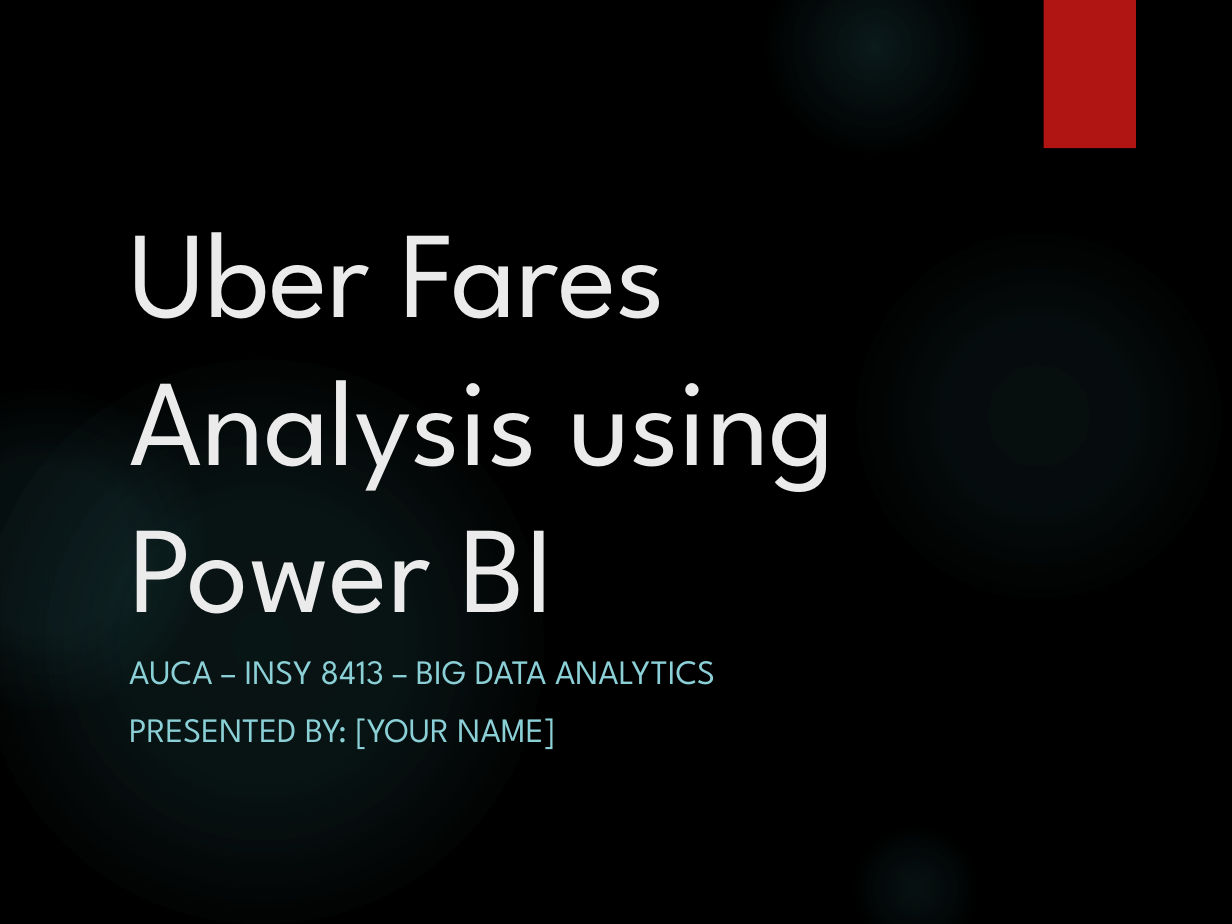
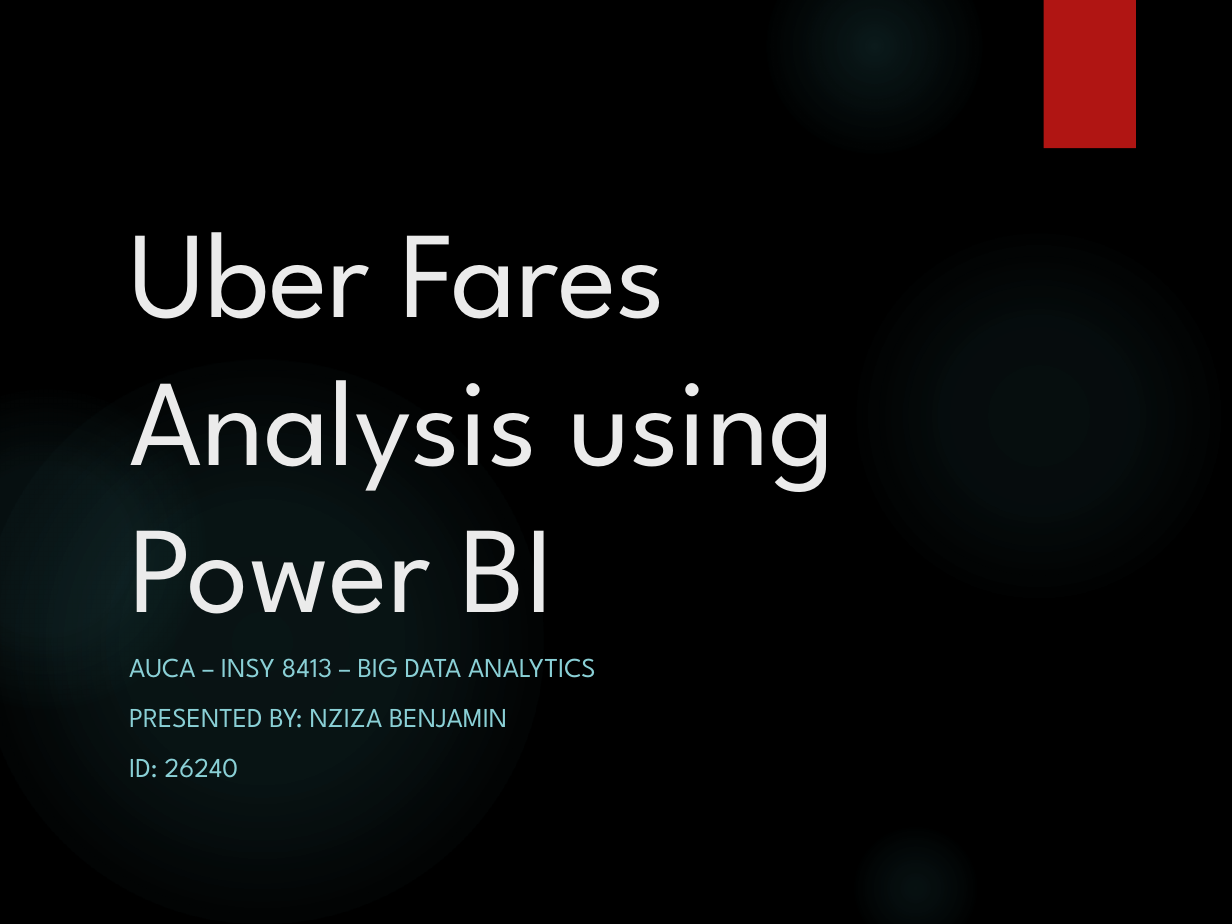
Before and after one commit to nzizabenjamin/Uber-Fares-Project, a slide deck: slide 1 of Uber_Fare_Analysis.pptx. Drawn at 1232x924 pixels with LibreOffice and Linux fonts; fonts in the diff are those of the drawing; background and template pictures are left out. Boxes give left, top, right and bottom in pixels: in the first picture for what was removed or moved away, otherwise in the second. Text is boxed around its words. In the diff, an @@ line names an element or a change of style, - is before the commit and + after.

```diff
--- a/Uber_Fare_Analysis.pptx
+++ b/Uber_Fare_Analysis.pptx
@@ subtitle at (x1=129, y1=658, x2=596, y2=678): size 20 to 16 pt in "AUCA – INSY 8413 – BIG DATA ..." @@
@@ subtitle at (x1=129, y1=708, x2=507, y2=778): text changed; size 20 to 16 pt @@
-PRESENTED BY: [YOUR NAME]
+PRESENTED BY: NZIZA BENJAMIN
+ID: 26240
```
